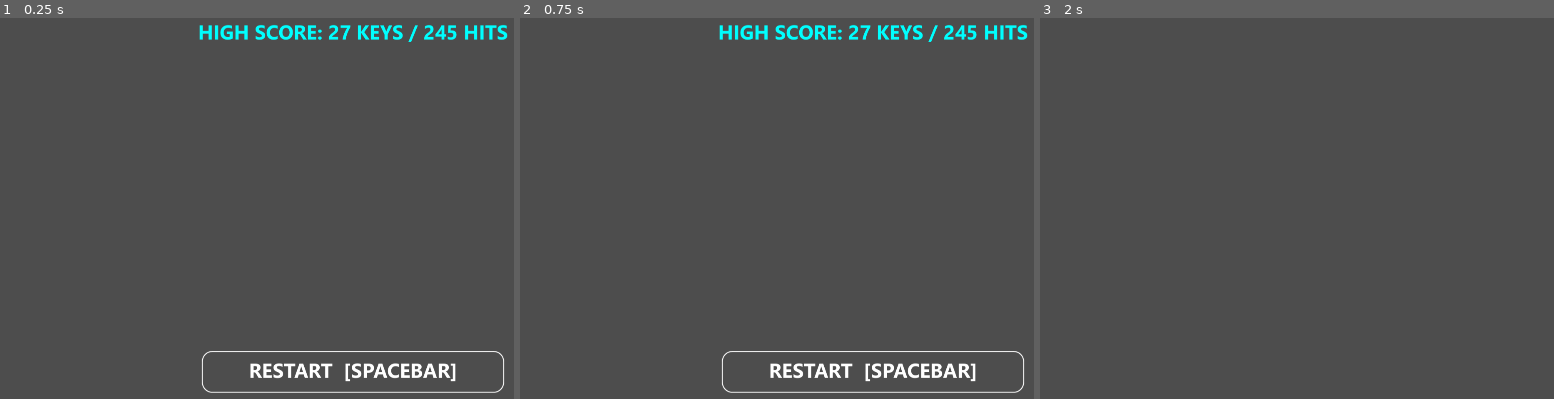
Above: before the commit, frames 1-3 (left to right).
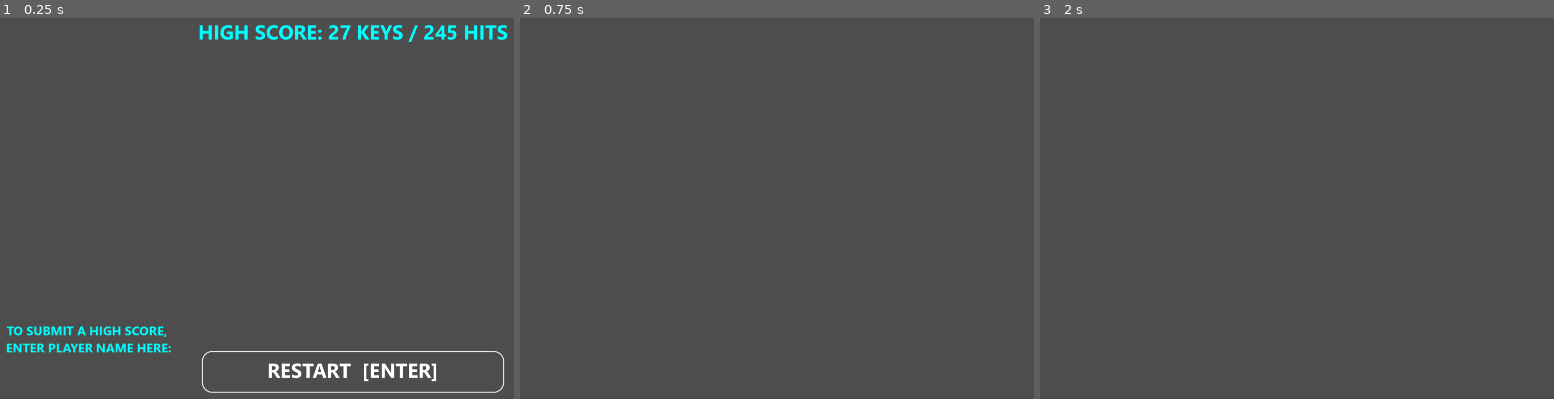
Above: after the commit, the same moments.

Repository: hedgemandan/2025-InfinityJam
Game: Godot game, scene res://Scenes/end_screen.tscn
Same seed, same stepped clock (60 frames per second), same inputs: the game is played once before the commit and once after it. This scene is started directly instead of the project's main scene.
Inputs:
- Up to frame 1 (0.25 s): no input
- Up to frame 2 (0.75 s): tap Enter at 0.5, 0.6 s
- Up to frame 3 (2 s): tap Space at 0.77, 1.07, 1.25, 1.52, 1.55, 1.82 s; tap Backspace at 0.8, 1.35 s

The runs differ from the first frame. In frame 1, 2.0% of the frame differs, in the area x 1-89%, y 80-96%; in frame 2, 2.6%, in the area x 38-99%, y 1-99%; in frame 3, nothing differs.

Commit message:
Updated Game for Web high score submission

Diff:
--- a/2_Project/RhythmQWERTY/Scenes/end_screen.tscn
+++ b/2_Project/RhythmQWERTY/Scenes/end_screen.tscn
@@ -58,7 +58,7 @@
 grow_vertical = 2
 theme_override_fonts/font = ExtResource("3_8yanq")
 theme_override_font_sizes/font_size = 48
-text = "RESTART  [SPACEBAR]"
+text = "RESTART  [ENTER]"
 horizontal_alignment = 1
 
 [node name="Restart Button" parent="TextureRect" instance=ExtResource("2_gdxnu")]
@@ -88,4 +88,55 @@
 text = "HIGH SCORE: 27 KEYS / 245 HITS"
 horizontal_alignment = 1
 
+[node name="PlayerNameHeader" type="RichTextLabel" parent="TextureRect"]
+layout_mode = 1
+anchors_preset = 8
+anchor_left = 0.5
+anchor_top = 0.5
+anchor_right = 0.5
+anchor_bottom = 0.5
+offset_left = -889.0
+offset_top = 299.0
+offset_right = -380.0
+offset_bottom = 388.0
+grow_horizontal = 2
+grow_vertical = 2
+theme_override_colors/default_color = Color(0, 1, 1, 1)
+theme_override_fonts/normal_font = ExtResource("3_8yanq")
+theme_override_fonts/bold_font = ExtResource("3_8yanq")
+theme_override_font_sizes/normal_font_size = 30
+theme_override_font_sizes/bold_font_size = 48
+text = "TO SUBMIT A HIGH SCORE,
+ENTER PLAYER NAME HERE:
+"
+horizontal_alignment = 1
+
+[node name="PlayerName" type="RichTextLabel" parent="TextureRect"]
+layout_mode = 1
+anchors_preset = 8
+anchor_left = 0.5
+anchor_top = 0.5
+anchor_right = 0.5
+anchor_bottom = 0.5
+offset_left = -893.0
+offset_top = 384.0
+offset_right = -384.0
+offset_bottom = 473.0
+grow_horizontal = 2
+grow_vertical = 2
+theme_override_colors/default_color = Color(1, 1, 1, 1)
+theme_override_fonts/normal_font = ExtResource("3_8yanq")
+theme_override_fonts/bold_font = ExtResource("3_8yanq")
+theme_override_font_sizes/normal_font_size = 30
+theme_override_font_sizes/bold_font_size = 48
+text = "
+"
+horizontal_alignment = 1
+
+[node name="HTTPRequest" type="HTTPRequest" parent="."]
+
+[node name="Timer" type="Timer" parent="."]
+wait_time = 3.0
+
 [connection signal="restart_game" from="." to="." method="_on_restart_game"]
+[connection signal="request_completed" from="HTTPRequest" to="." method="_on_http_request_request_completed"]
--- a/2_Project/RhythmQWERTY/Scripts/end_screen.gd
+++ b/2_Project/RhythmQWERTY/Scripts/end_screen.gd
@@ -3,18 +3,77 @@
 @onready var SFXIncorrectPress = $SFXIncorrectPress
 @onready var restart: AudioStreamPlayer2D = $Restart
 @onready var score: RichTextLabel = $TextureRect/Score
+#@onready var playerName = ""
+@onready var score_keys = 0
+@onready var score_hits = 0
+@onready var http = $HTTPRequest
+@onready var timeout_timer = $Timer
+const MaxNameLength = 16
+
 signal restart_game
+
+func _ready():
+	http.request_completed.connect(_on_http_request_request_completed)
+	timeout_timer.timeout.connect(_on_request_timeout)
 
 func end_game_screen():
 	SFXIncorrectPress.play()
 	score.text = "HIGH SCORE: " + str(global.HighScore_numberoffbuttonsvisible) + " KEYS / " + str(global.HighScore_correcthits) + " HITS"
+	score_keys = global.HighScore_numberoffbuttonsvisible
+	score_hits = global.HighScore_correcthits
+	$TextureRect/PlayerName.text = global.playerName
+
 
 func _input(event):
 	if event is InputEventKey and event.is_pressed():
-		if event.keycode == KEY_SPACE:
-			get_tree().paused = false
-			restart.play()
-			global.gamestate == 1
-			restart_game.emit()
-			queue_free()
+		if event.keycode == KEY_ENTER:
+			if global.playerName.strip_edges() != "DEFAULT" or global.playerName.strip_edges() != "":
+				save_high_score(global.playerName) #NOT CURRENTLY USED
+				if global.cansendhighscore:
+					var high_score = {"playerName": global.playerName, "scoreKeys": score_keys, "scoreHits": score_hits}
+					var json_string = JSON.stringify(high_score)
+					print("High score variable is:", high_score)
+					var headers = ["Content-Type: application/json"]
+					http.request("https://www.clinkgame.com/api/newEntry", headers, HTTPClient.METHOD_POST, json_string)
+					timeout_timer.start()
+				else:
+					trigger_game_restart()
+			else:
+				SFXIncorrectPress.play()
+		else:
+# Capture alphanumeric keys for name entryis_valid_filename
+			if event.unicode != 0 and event.unicode != null:
+
+				var char_input = char(event.unicode)
+				if char_input.is_valid_filename():
+
+					if global.playerName.length() < MaxNameLength: # Cap name length
+						global.playerName += char(event.unicode)  # Append typed character
+						$TextureRect/PlayerName.text = global.playerName
+					elif global.playerName.length() == MaxNameLength:
+						SFXIncorrectPress.play()
+			elif event.keycode == KEY_BACKSPACE and global.playerName.length() > 0:
+				global.playerName = global.playerName.substr(0, global.playerName.length() - 1)  # Remove last character
+				$TextureRect/PlayerName.text = global.playerName
+			print("Player name is:", global.playerName)
 	global.gameendscreen = false
+
+func save_high_score(name): #NOT CURRENTLY USED
+	pass
+
+func _on_http_request_request_completed(result, response_code, headers, body):
+	timeout_timer.stop()
+	print("Response received:", response_code, body.get_string_from_utf8())
+	trigger_game_restart()
+
+func _on_request_timeout():
+	print("Request timed out! Proceeding without response from high score server.")
+	trigger_game_restart()
+
+func trigger_game_restart():
+	get_tree().paused = false
+	restart.play()
+	global.gamestate == 1
+	global.cansendhighscore = false
+	restart_game.emit()
+	queue_free()
--- a/2_Project/RhythmQWERTY/Scripts/global.gd
+++ b/2_Project/RhythmQWERTY/Scripts/global.gd
@@ -13,3 +13,5 @@
 var HighScore_numberoffbuttonsvisible = 2
 var HighScore_correcthits = 0
 var gameendscreen = false
+var playerName = "DEFAULT"
+var cansendhighscore = false
--- a/2_Project/RhythmQWERTY/Scripts/main_scene.gd
+++ b/2_Project/RhythmQWERTY/Scripts/main_scene.gd
@@ -278,6 +278,7 @@
 			global.numberoffbuttonsvisible += 1
 			if global.numberoffbuttonsvisible > global.HighScore_numberoffbuttonsvisible:
 				global.HighScore_numberoffbuttonsvisible = global.numberoffbuttonsvisible
+				global.cansendhighscore = true
 			global.gamestep += 1
 			print("global.gamestep = ", global.gamestep)
 	else:
Not shown, changed: 2_Project/RhythmQWERTY/export_presets.cfg
